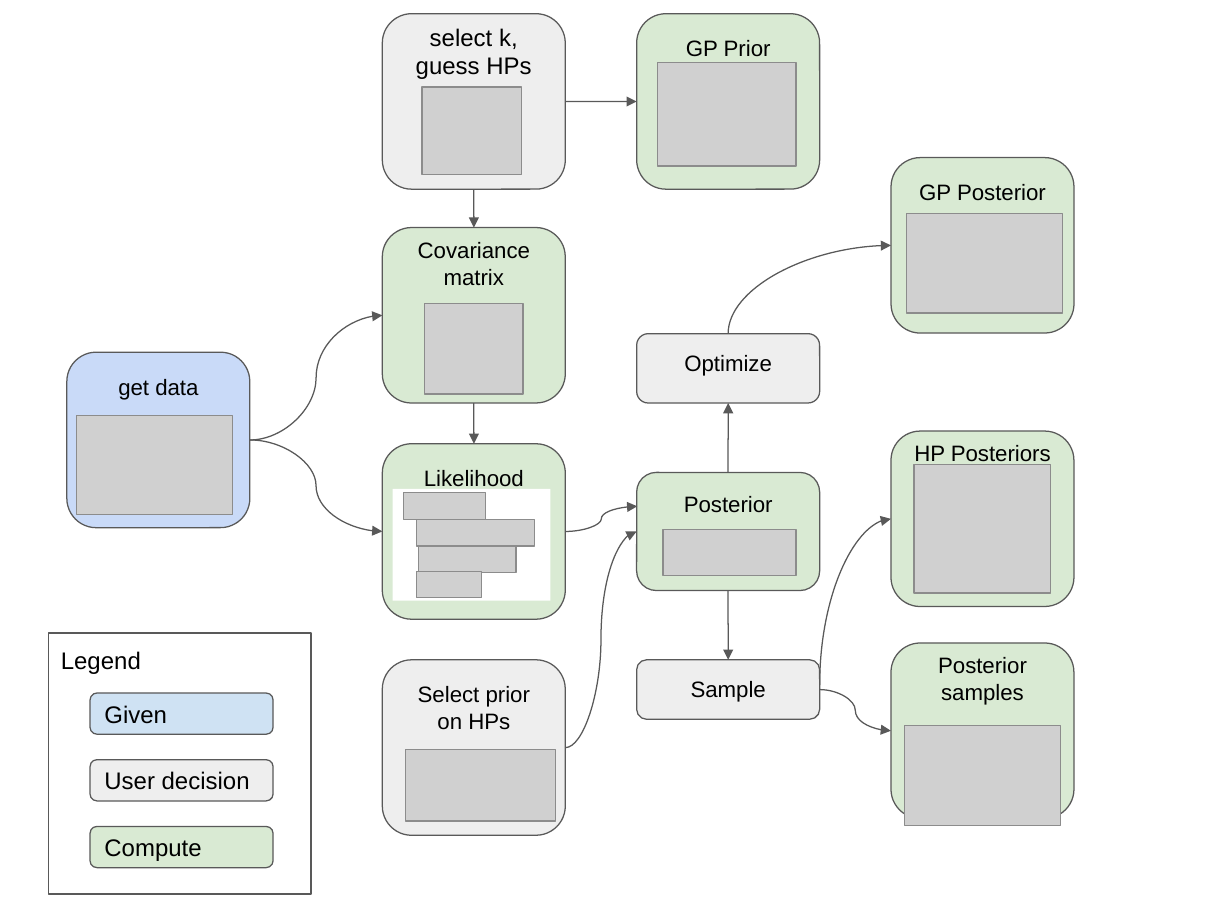
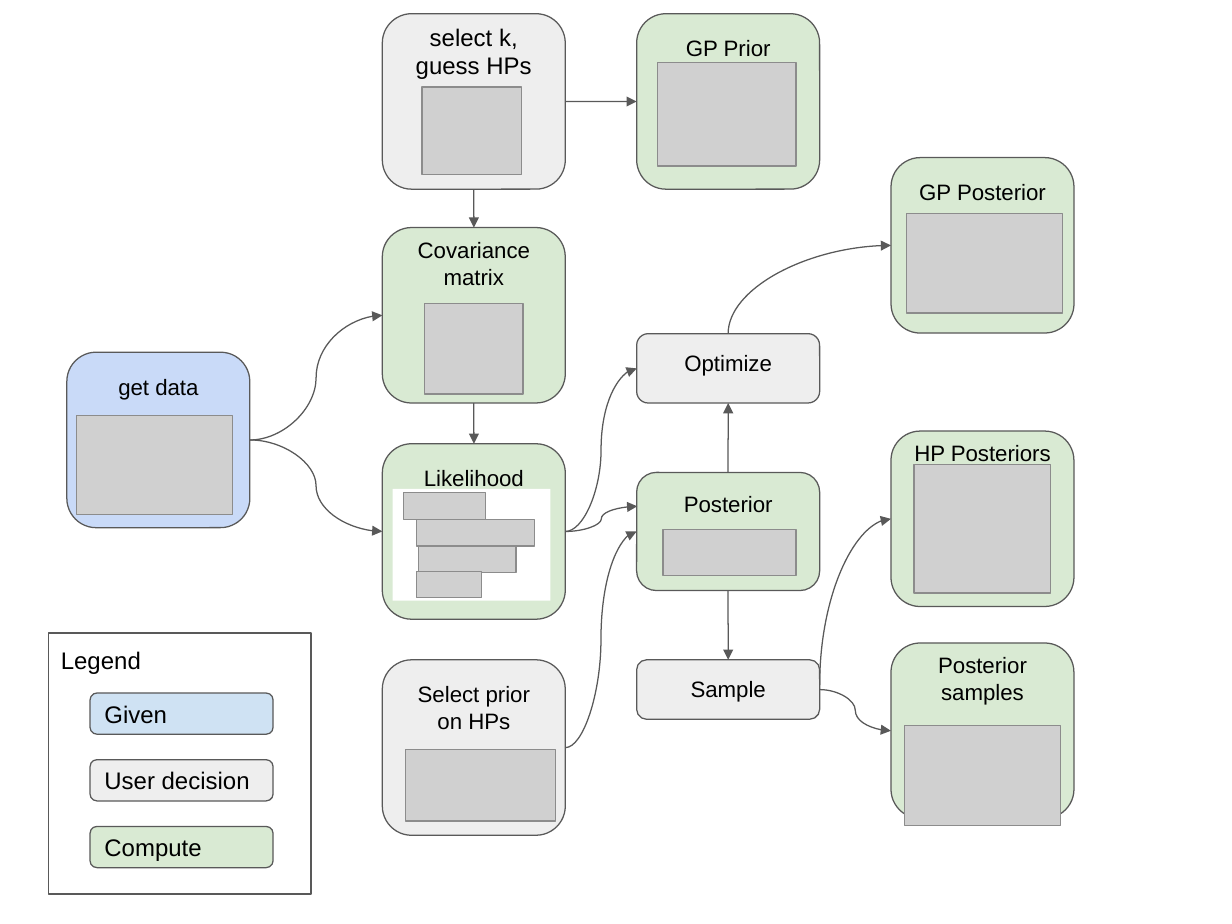
Before and after one commit to dfm/araa-gps, a slide deck: slide 1 of src/static/GPR_workflow.pptx. Drawn at 1232x924 pixels with LibreOffice and Linux fonts; fonts in the diff are those of the drawing; grey boxes stand for pictures. Boxes give left, top, right and bottom in pixels: in the first picture for what was removed or moved away, otherwise in the second. Text is boxed around its words. In the diff, an @@ line names an element or a change of style, - is before the commit and + after.

```diff
--- a/src/static/GPR_workflow.pptx
+++ b/src/static/GPR_workflow.pptx
@@ curved arrow added from (565, 531) to (637, 368), #595959 0.75 pt @@
```
Also in this commit, not shown: 1 other file.
